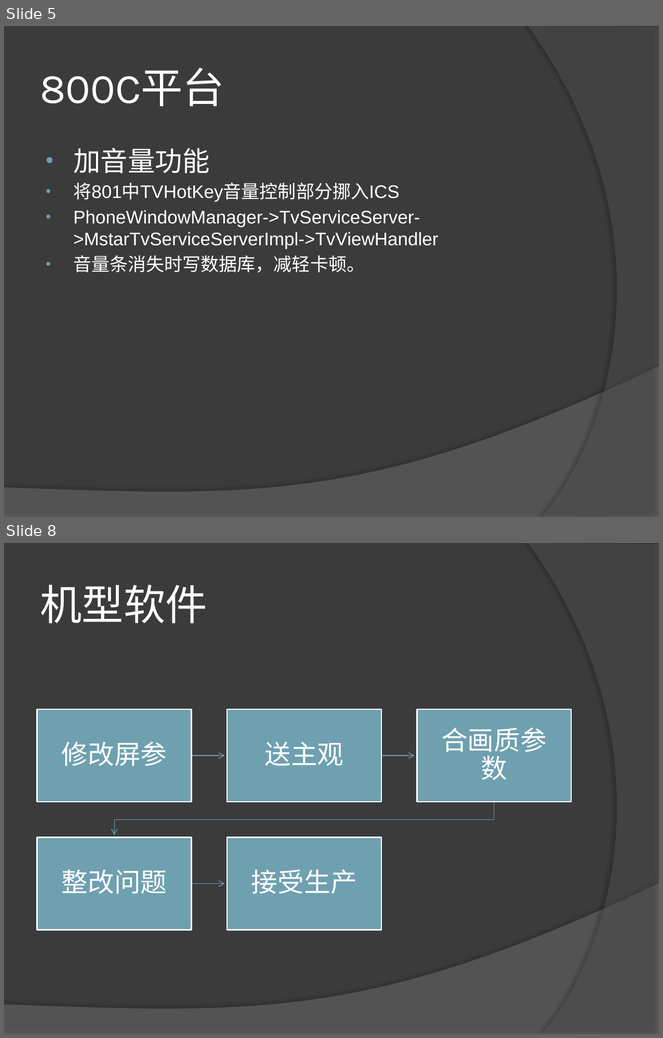
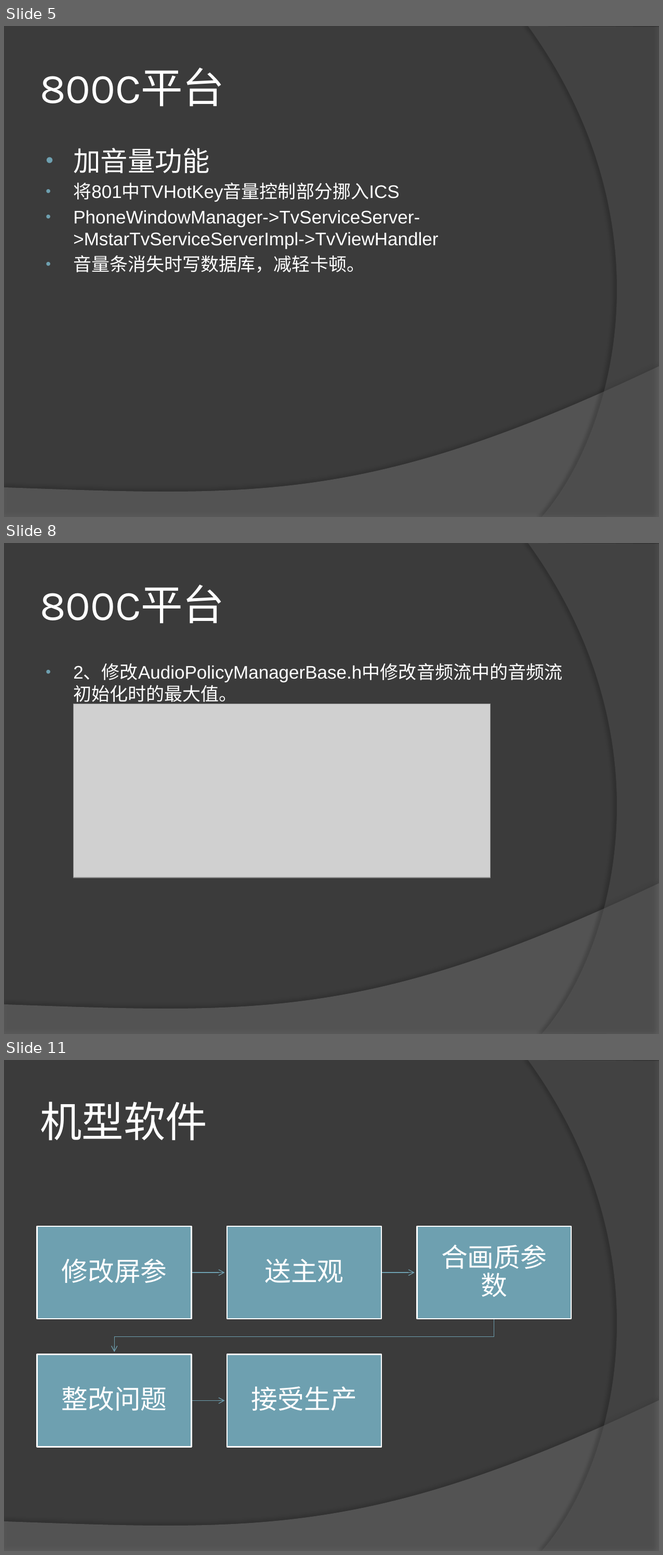
Before and after one commit to zxfrdas/my-workspace-codes, a slide deck: wiki/2012工作总结--赵曈.pptx. Shown one above the other, each under a label of ours: slides 5 and 8 before the commit, slides 5, 8 and 11 after it; the slides between them are not shown. The pictures are 663x1038 and 663x1555 pixels, drawn with LibreOffice and Linux fonts; fonts in the diff are those of the drawing; grey boxes stand for pictures. Boxes give left, top, right and bottom in pixels: in the first picture for what was removed or moved away, otherwise in the second. Text is boxed around its words. In the diff, an @@ line names an element or a change of style, - is before the commit and + after.

```diff
--- a/wiki/2012工作总结--赵曈.pptx
+++ b/wiki/2012工作总结--赵曈.pptx
@@ slide 8 added at [4,543,659,1034], background #3B3B3B; not listed: 2 template elements that a slide beside it also shows @@
@@ title added at [40,585,224,624], 46 pt, text #FFFFFF @@
+800C平台
@@ text added at [73,664,562,706], 20 pt, text #FFFFFF @@
+• 2、修改AudioPolicyManagerBase.h中修改音频流中的音频流初始化时的最大值。
@@ picture added at [74,704,490,878] @@
@@ what was slide 8 is now slide 11 @@
```
Also in this commit, not shown: 2 slides changed, 2 other slides added, 12 other files.
